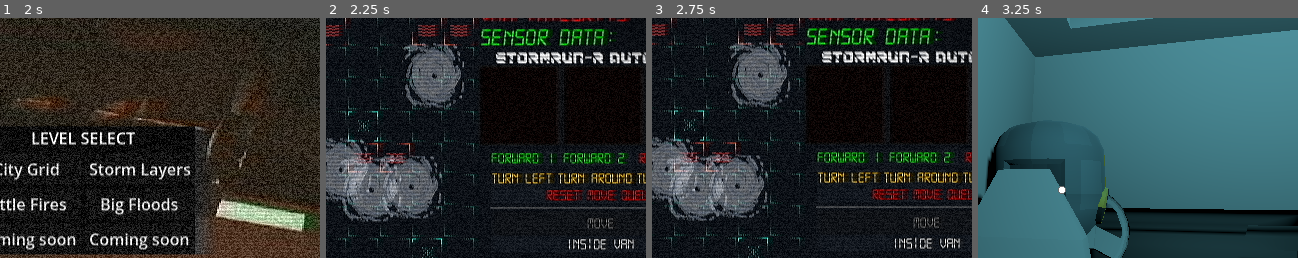
Above: before the commit, frames 1-4 (left to right).
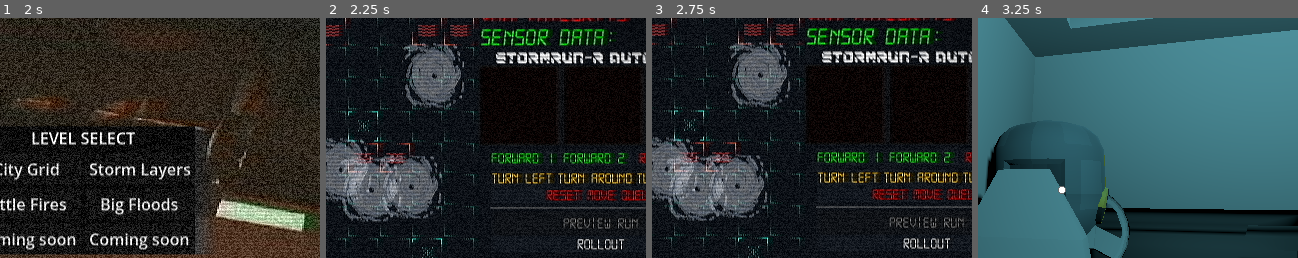
Above: after the commit, the same moments.

Repository: systemeffect/gwj92
Game: Godot game, scene res://scenes/main.tscn
The game is run twice, just before and just after one commit, with the same random seed, the same clock (stepped at 60 frames per second) and the same inputs.
Inputs:
- Up to frame 1 (2 s): click "START" at 0.5 s; click "START" at 1.25 s
- Up to frame 2 (2.25 s): click "City Grid" at 2 s
- Up to frame 3 (2.75 s): no input
- Up to frame 4 (3.25 s): click "Inside Van" (after the commit: "Rollout") at 2.75 s
The pictures show only the part of the screen within x 37-87%, y 14-64%; the shares and areas given below are measured in that part.

Frame 1 is identical in both runs. In frame 2, 1.1% of the frame differs, in the area x 74-98%, y 82-97%; in frame 3, 1.2%; in frame 4, nothing differs.

Commit message:
Big Little Changes
Added van reset on previewer and move reset

Preview move now used directionlist.previewer array rather than the original global list

Diff:
--- a/City_Grid/city_grid.tscn
+++ b/City_Grid/city_grid.tscn
@@ -154,9 +154,6 @@
 theme_override_fonts/normal_font = ExtResource("4_vex6x")
 theme_override_font_sizes/normal_font_size = 10
 bbcode_enabled = true
-text = "[center]FOLTA STORMRUN-R
-----// \\\\----[/center]
-Select 3 Attributes to Begin Tempest Manipulation"
 
 [node name="EndOfTurnPrompt" parent="UI/ActionsUI" index="9" unique_id=256923231]
 anchors_preset = 15
--- a/scenes/actions_ui.tscn
+++ b/scenes/actions_ui.tscn
@@ -111,11 +111,11 @@
 [node name="Move" type="Button" parent="ActionDebug/VBoxContainer" unique_id=170235260]
 layout_mode = 2
 disabled = true
-text = "Move"
+text = "Preview Run"
 
 [node name="VanButton" type="Button" parent="ActionDebug/VBoxContainer" unique_id=202436281]
 layout_mode = 2
-text = "Inside Van"
+text = "Rollout"
 
 [node name="ActionQueue" parent="." unique_id=509091489 instance=ExtResource("2_m8tt6")]
 layout_mode = 1
--- a/scripts/3D_Level.gd
+++ b/scripts/3D_Level.gd
@@ -33,6 +33,15 @@
 		action_ui.process_turn()
 
 func _on_grid_screen_pressed() -> void:
+	get_van_loc()
+	var cur_storm_locs = get_storm_locs()
+	GlobalLocations.storm_locs = cur_storm_locs
+	get_sensors()
+	get_fires_floods()
+	DirectionList.directions.clear()
+	get_tree().change_scene_to_file("res://City_Grid/city_grid.tscn")
+
+func get_van_loc():
 	#Grabbing Van Location and shit
 	van_grid_loc = city_grid.get_van_grid_coords()
 	van_global_loc = van.global_position
@@ -46,12 +55,6 @@
 	GlobalLocations.van_grid_loc = van_grid_loc
 	GlobalLocations.van_global_loc = van_global_loc
 	GlobalLocations.van_global_dir = van_dir
-	var cur_storm_locs = get_storm_locs()
-	GlobalLocations.storm_locs = cur_storm_locs
-	get_sensors()
-	get_fires_floods()
-	DirectionList.directions.clear()
-	get_tree().change_scene_to_file("res://City_Grid/city_grid.tscn")
 
 func get_fires_floods():
 	var tilemap = city_grid.status_effects
--- a/scripts/actions_ui.gd
+++ b/scripts/actions_ui.gd
@@ -89,6 +89,7 @@
 	set_van_direction_index()
 	set_integrity(3)
 	cur_sensors = GlobalLocations.sensors_collected
+
 
 func _process(delta: float) -> void:
 	if queue_size == 3:
@@ -366,14 +367,9 @@
 	if parent == null:
 		status_log_label.update_text("[SETTING AUTODRIVE PATH]")
 	if moves_selected > 0:
-		var result = MovementPlanner.build_directions(current_movement_queue, current_van_direction, Util.all_cards)
-
-		DirectionList.directions.clear()
-		DirectionList.directions.append_array(result["directions"])
-		for d in DirectionList.directions:
-			print("Direction:", d.move_direction, "| Amount:", d.move_amount)
-			status_log_label.update_text("Direction: " + str(d.move_direction) + "| Amount: " + str(d.move_amount))
-		current_van_direction = result["final_facing"]
+		build_preview_directions()
+		for d in DirectionList.previewer_directions:
+			status_log_label.update_text("Direction: " + str(d.move_direction) + " | Amount: " + str(d.move_amount))
 		round_initiated.emit()
 	else:
 		print("max moves reached")
@@ -387,6 +383,10 @@
 		#current_van_direction = result["final_facing"]
 
 func _on_van_button_pressed() -> void:
+	var result = MovementPlanner.build_directions(current_movement_queue, current_van_direction, Util.all_cards)
+	DirectionList.directions.clear()
+	DirectionList.directions.append_array(result["directions"])
+	GlobalLocations.van_global_dir = result["final_facing"]
 	GlobalLocations.current_queue = current_queue
 	GlobalLocations.status_log = status_log_label.text
 	get_tree().paused = false
--- a/scripts/game_manager.gd
+++ b/scripts/game_manager.gd
@@ -168,6 +168,7 @@
 	queue_preview.clear_points()
 	queue_preview.add_point(van_position)
 	clear_collider_container()
+	reset_preview_van()
 
 func find_path():
 	var last_point: Vector2 = city_grid.local_to_map(van.global_position)
@@ -229,23 +230,18 @@
 # Needs to be rebuilt
 func _on_round_initiated():
 	get_tree().paused = false
-	var dir_array = DirectionList.directions.duplicate()
-
+	reset_preview_van()
+	var dir_array = DirectionList.previewer_directions.duplicate()
 	while dir_array.size() > 0:
 		var current_move = dir_array.pop_front()
-
 		if current_move != null:
 			var move_dir = current_move.move_direction
 			var move_amt = current_move.move_amount
-
 			van.move(move_dir, move_amt)
 			await van.is_not_moving
-
 		else:
 			print("card is null")
-	if dir_array.size() == 0:
-		end_of_turn = true
-
+	end_of_turn = true
 	turn_num.text = str(current_turn)
 	turn_in_progress = true
 
@@ -440,3 +436,16 @@
 func _on_signal_events_area_entered(area: Area2D) -> void:
 	print("TRIGGER SIGNAL")
 	pass # Replace with function body.
+
+func reset_preview_van() -> void:
+	van.global_position = van_start_pos
+	van.target_loc_x = van.global_position.x
+	van.target_loc_y = van.global_position.y
+	van.current_axis = ""
+	van.is_turning = false
+	van.turn_direction = "none"
+	van.is_currently_moving = false
+
+	current_turn = 0
+	turn_in_progress = false
+	end_of_turn = false
